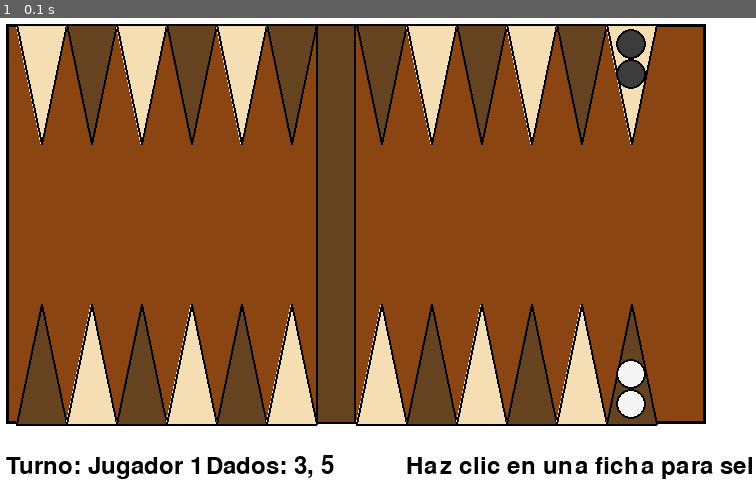
Above: before the commit, frame 1.
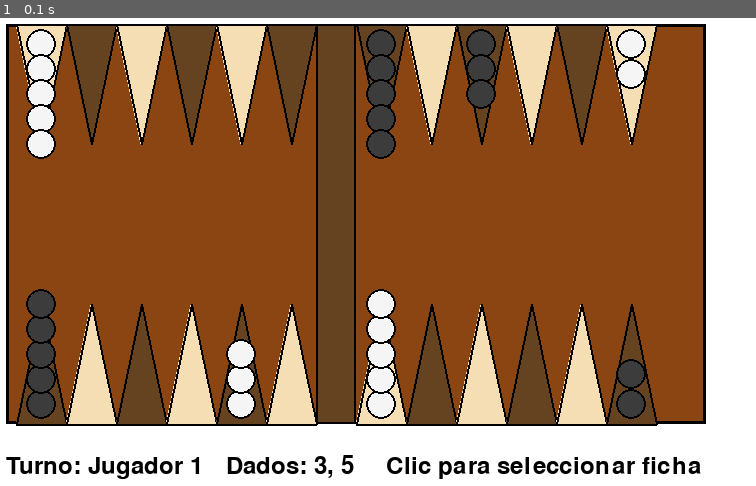
Above: after the commit, the same moment.

Repository: um-computacion/computacion-2025-backgammon-JoacoVanrell
Game: pygame game, started from pygame_ui/main.py
Same seed, same stepped clock (60 frames per second), same inputs: the game is played once before the commit and once after it.
Inputs:
- Up to frame 1 (0.1 s): no input

The runs differ from the first frame. In frame 1, 6.7% of the frame differs, in the area x 3-100%, y 2-99%.

Commit message:
agrego todas las fichas y corrigo unos errores visuales

Diff:
--- a/pygame_ui/main.py
+++ b/pygame_ui/main.py
@@ -32,21 +32,74 @@
         # Detectar clics del mouse
         elif event.type == pygame.MOUSEBUTTONDOWN:
             mouse_x, mouse_y = pygame.mouse.get_pos()
-            # Verificar si se hizo clic en alguna ficha
-            # Ficha blanca 1 (punto 1)
-            punto1_x = 410 + 5 * 50 + 25  # Calculado igual que abajo
+            # Función para verificar si se hizo clic en una ficha
+            def clic_en_ficha(ficha_x, ficha_y, nombre_ficha):
+                global ficha_seleccionada
+                if ((mouse_x - ficha_x)**2 + (mouse_y - ficha_y)**2) <= 15**2:
+                    ficha_seleccionada = nombre_ficha
+                    return True
+                return False
+
+            # Verificar todas las fichas
+            ficha_encontrada = False
+
+            # Fichas blancas punto 24
+            punto24_x = 410 + 5 * 50 + 25
+            punto24_y = 70
+            if clic_en_ficha(punto24_x, punto24_y, "blanca_24_1"): ficha_encontrada = True
+            if clic_en_ficha(punto24_x, punto24_y + 30, "blanca_24_2"): ficha_encontrada = True
+
+            # Fichas blancas punto 13
+            punto13_x = 60 + 0 * 50 + 25
+            punto13_y = 70
+            for i in range(5):
+                if clic_en_ficha(punto13_x, punto13_y + i * 25, f"blanca_13_{i+1}"):
+                    ficha_encontrada = True
+
+            # Fichas blancas punto 8 (corregido)
+            punto8_x = 60 + 4 * 50 + 25
+            punto8_y = 430
+            for i in range(3):
+                if clic_en_ficha(punto8_x, punto8_y - i * 25, f"blanca_8_{i+1}"):
+                    ficha_encontrada = True
+
+            # Fichas blancas punto 6 (corregido)
+            punto6_x = 410 + 0 * 50 + 25
+            punto6_y = 430
+            for i in range(5):
+                if clic_en_ficha(punto6_x, punto6_y - i * 25, f"blanca_6_{i+1}"):
+                    ficha_encontrada = True
+
+            # Fichas negras punto 1
+            punto1_x = punto24_x
             punto1_y = 430
-            if ((mouse_x - punto1_x)**2 + (mouse_y - punto1_y)**2) <= 15**2:
-                ficha_seleccionada = "blanca1"
-            if ((mouse_x - punto1_x)**2 + (mouse_y - (punto1_y - 30))**2) <= 15**2:
-                ficha_seleccionada = "blanca2"
-            # Ficha negra 1 (punto 24)
-            punto24_x = punto1_x  # Misma x
-            punto24_y = 70
-            if ((mouse_x - punto24_x)**2 + (mouse_y - punto24_y)**2) <= 15**2:
-                ficha_seleccionada = "negra1"
-            if ((mouse_x - punto24_x)**2 + (mouse_y - (punto24_y + 30))**2) <= 15**2:
-                ficha_seleccionada = "negra2"
+            if clic_en_ficha(punto1_x, punto1_y, "negra_1_1"): ficha_encontrada = True
+            if clic_en_ficha(punto1_x, punto1_y - 30, "negra_1_2"): ficha_encontrada = True
+
+            # Fichas negras punto 12
+            punto12_x = punto13_x
+            punto12_y = 430
+            for i in range(5):
+                if clic_en_ficha(punto12_x, punto12_y - i * 25, f"negra_12_{i+1}"):
+                    ficha_encontrada = True
+
+            # Fichas negras punto 17 (corregido)
+            punto17_x = 410 + 2 * 50 + 25
+            punto17_y = 70
+            for i in range(3):
+                if clic_en_ficha(punto17_x, punto17_y + i * 25, f"negra_17_{i+1}"):
+                    ficha_encontrada = True
+
+            # Fichas negras punto 19 (corregido)
+            punto19_x = 410 + 0 * 50 + 25
+            punto19_y = 70
+            for i in range(5):
+                if clic_en_ficha(punto19_x, punto19_y + i * 25, f"negra_19_{i+1}"):
+                    ficha_encontrada = True
+
+            # Si no se encontró ninguna ficha, deseleccionar
+            if not ficha_encontrada:
+                ficha_seleccionada = None
 
     # Limpiar pantalla
     screen.fill(WHITE)
@@ -104,37 +157,66 @@
     # Dibujar fichas básicas
     ficha_radio = 15
 
-    # Fichas blancas en punto 1 (triángulo inferior derecho)
+    # Función para dibujar una ficha
+    def dibujar_ficha(x, y, color_ficha, nombre_ficha):
+        color_borde = (255, 0, 0) if ficha_seleccionada == nombre_ficha else BLACK
+        borde_grosor = 4 if ficha_seleccionada == nombre_ficha else 2
+        pygame.draw.circle(screen, color_ficha, (x, y), ficha_radio)
+        pygame.draw.circle(screen, color_borde, (x, y), ficha_radio, borde_grosor)
+
+    # Configuración inicial de backgammon según las reglas
+    # Fichas blancas: punto 24 (2), punto 13 (5), punto 8 (3), punto 6 (5)
+    # Fichas negras: punto 1 (2), punto 12 (5), punto 17 (3), punto 19 (5)
+
+    # FICHAS BLANCAS
+    # Punto 24 (2 fichas blancas) - triángulo superior izquierdo último
+    punto24_x = lado_izquierdo_x + 5 * triangle_width + triangle_width//2
+    punto24_y = 70
+    dibujar_ficha(punto24_x, punto24_y, FICHA_BLANCA, "blanca_24_1")
+    dibujar_ficha(punto24_x, punto24_y + 30, FICHA_BLANCA, "blanca_24_2")
+
+    # Punto 13 (5 fichas blancas) - triángulo superior derecho primero
+    punto13_x = start_x + 0 * triangle_width + triangle_width//2
+    punto13_y = 70
+    for i in range(5):
+        dibujar_ficha(punto13_x, punto13_y + i * 25, FICHA_BLANCA, f"blanca_13_{i+1}")
+
+    # Punto 8 (3 fichas blancas) - triángulo inferior derecho (8=12-4, índice 4)
+    punto8_x = start_x + 4 * triangle_width + triangle_width//2
+    punto8_y = 430
+    for i in range(3):
+        dibujar_ficha(punto8_x, punto8_y - i * 25, FICHA_BLANCA, f"blanca_8_{i+1}")
+
+    # Punto 6 (5 fichas blancas) - triángulo inferior izquierdo (6=6-0, índice 0)
+    punto6_x = lado_izquierdo_x + 0 * triangle_width + triangle_width//2
+    punto6_y = 430
+    for i in range(5):
+        dibujar_ficha(punto6_x, punto6_y - i * 25, FICHA_BLANCA, f"blanca_6_{i+1}")
+
+    # FICHAS NEGRAS
+    # Punto 1 (2 fichas negras) - triángulo inferior izquierdo último
     punto1_x = lado_izquierdo_x + 5 * triangle_width + triangle_width//2
     punto1_y = 430
-
-    # Ficha blanca 1
-    color_borde = (255, 0, 0) if ficha_seleccionada == "blanca1" else BLACK  # Rojo si está seleccionada
-    borde_grosor = 4 if ficha_seleccionada == "blanca1" else 2  # Borde más grueso si está seleccionada
-    pygame.draw.circle(screen, FICHA_BLANCA, (punto1_x, punto1_y), ficha_radio)
-    pygame.draw.circle(screen, color_borde, (punto1_x, punto1_y), ficha_radio, borde_grosor)
-
-    # Ficha blanca 2
-    color_borde = (255, 0, 0) if ficha_seleccionada == "blanca2" else BLACK
-    borde_grosor = 4 if ficha_seleccionada == "blanca2" else 2
-    pygame.draw.circle(screen, FICHA_BLANCA, (punto1_x, punto1_y - 30), ficha_radio)
-    pygame.draw.circle(screen, color_borde, (punto1_x, punto1_y - 30), ficha_radio, borde_grosor)
-
-    # Fichas negras en punto 24 (triángulo superior izquierdo)
-    punto24_x = lado_izquierdo_x + 5 * triangle_width + triangle_width//2
-    punto24_y = 70
-
-    # Ficha negra 1
-    color_borde = (255, 0, 0) if ficha_seleccionada == "negra1" else BLACK
-    borde_grosor = 4 if ficha_seleccionada == "negra1" else 2
-    pygame.draw.circle(screen, FICHA_NEGRA, (punto24_x, punto24_y), ficha_radio)
-    pygame.draw.circle(screen, color_borde, (punto24_x, punto24_y), ficha_radio, borde_grosor)
-
-    # Ficha negra 2
-    color_borde = (255, 0, 0) if ficha_seleccionada == "negra2" else BLACK
-    borde_grosor = 4 if ficha_seleccionada == "negra2" else 2
-    pygame.draw.circle(screen, FICHA_NEGRA, (punto24_x, punto24_y + 30), ficha_radio)
-    pygame.draw.circle(screen, color_borde, (punto24_x, punto24_y + 30), ficha_radio, borde_grosor)
+    dibujar_ficha(punto1_x, punto1_y, FICHA_NEGRA, "negra_1_1")
+    dibujar_ficha(punto1_x, punto1_y - 30, FICHA_NEGRA, "negra_1_2")
+
+    # Punto 12 (5 fichas negras) - triángulo inferior derecho primero
+    punto12_x = start_x + 0 * triangle_width + triangle_width//2
+    punto12_y = 430
+    for i in range(5):
+        dibujar_ficha(punto12_x, punto12_y - i * 25, FICHA_NEGRA, f"negra_12_{i+1}")
+
+    # Punto 17 (3 fichas negras) - triángulo superior izquierdo (17=19-2, índice 2)
+    punto17_x = lado_izquierdo_x + 2 * triangle_width + triangle_width//2
+    punto17_y = 70
+    for i in range(3):
+        dibujar_ficha(punto17_x, punto17_y + i * 25, FICHA_NEGRA, f"negra_17_{i+1}")
+
+    # Punto 19 (5 fichas negras) - triángulo superior izquierdo (19=19-0, índice 0)
+    punto19_x = lado_izquierdo_x + 0 * triangle_width + triangle_width//2
+    punto19_y = 70
+    for i in range(5):
+        dibujar_ficha(punto19_x, punto19_y + i * 25, FICHA_NEGRA, f"negra_19_{i+1}")
 
     # Información del juego
     info_x = 50
@@ -146,14 +228,18 @@
 
     # Mostrar dados
     dados_text = font.render("Dados: 3, 5", True, BLACK)
-    screen.blit(dados_text, (info_x + 200, info_y))
-
-    # Instrucciones
+    screen.blit(dados_text, (info_x + 220, info_y))
+
+    # Instrucciones - texto más corto y mejor posicionado
     if ficha_seleccionada:
-        instrucciones_text = font.render(f"Ficha seleccionada: {ficha_seleccionada}", True, BLACK)
+        # Extraer info básica de la ficha (ej: "blanca_13_2" -> "Blanca P13")
+        partes = ficha_seleccionada.split("_")
+        color = partes[0].capitalize()
+        punto = partes[1]
+        instrucciones_text = font.render(f"Seleccionada: {color} P{punto}", True, BLACK)
     else:
-        instrucciones_text = font.render("Haz clic en una ficha para seleccionarla", True, BLACK)
-    screen.blit(instrucciones_text, (info_x + 400, info_y))
+        instrucciones_text = font.render("Clic para seleccionar ficha", True, BLACK)
+    screen.blit(instrucciones_text, (info_x + 380, info_y))
 
     # Actualizar pantalla
     pygame.display.flip()
